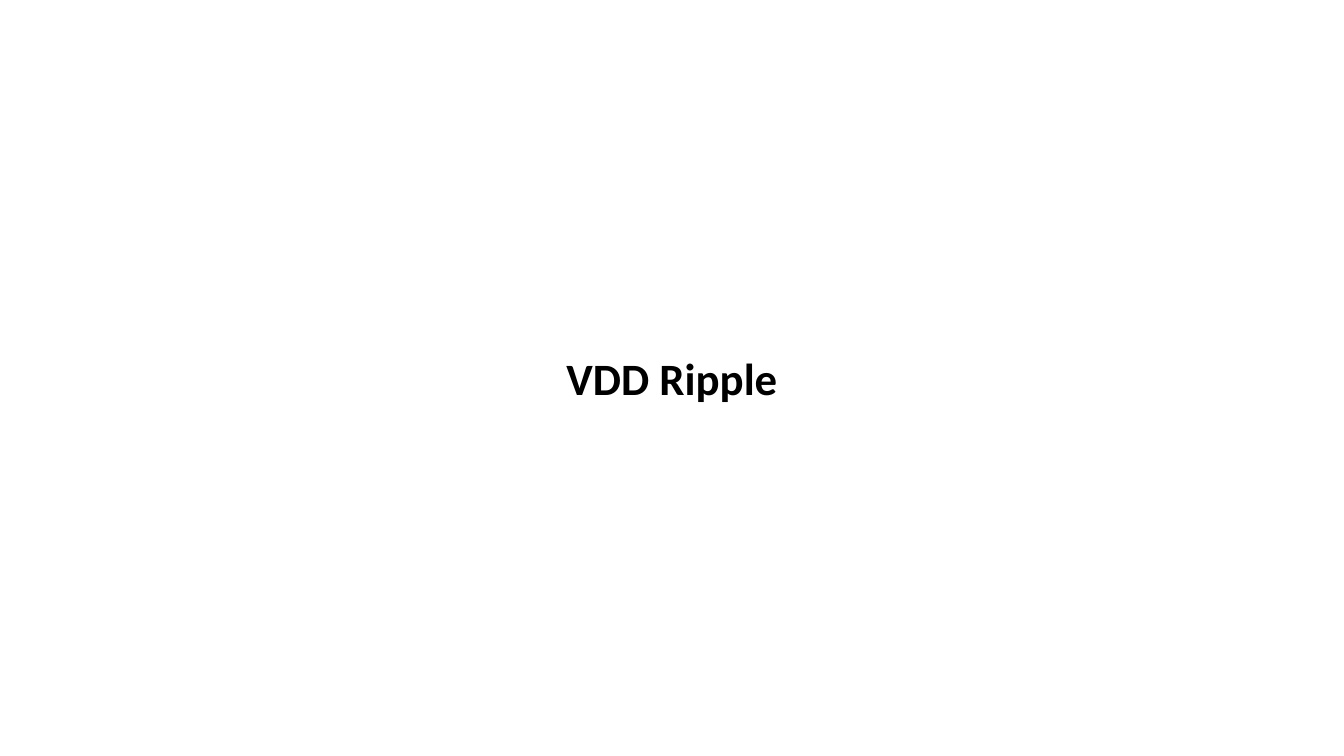
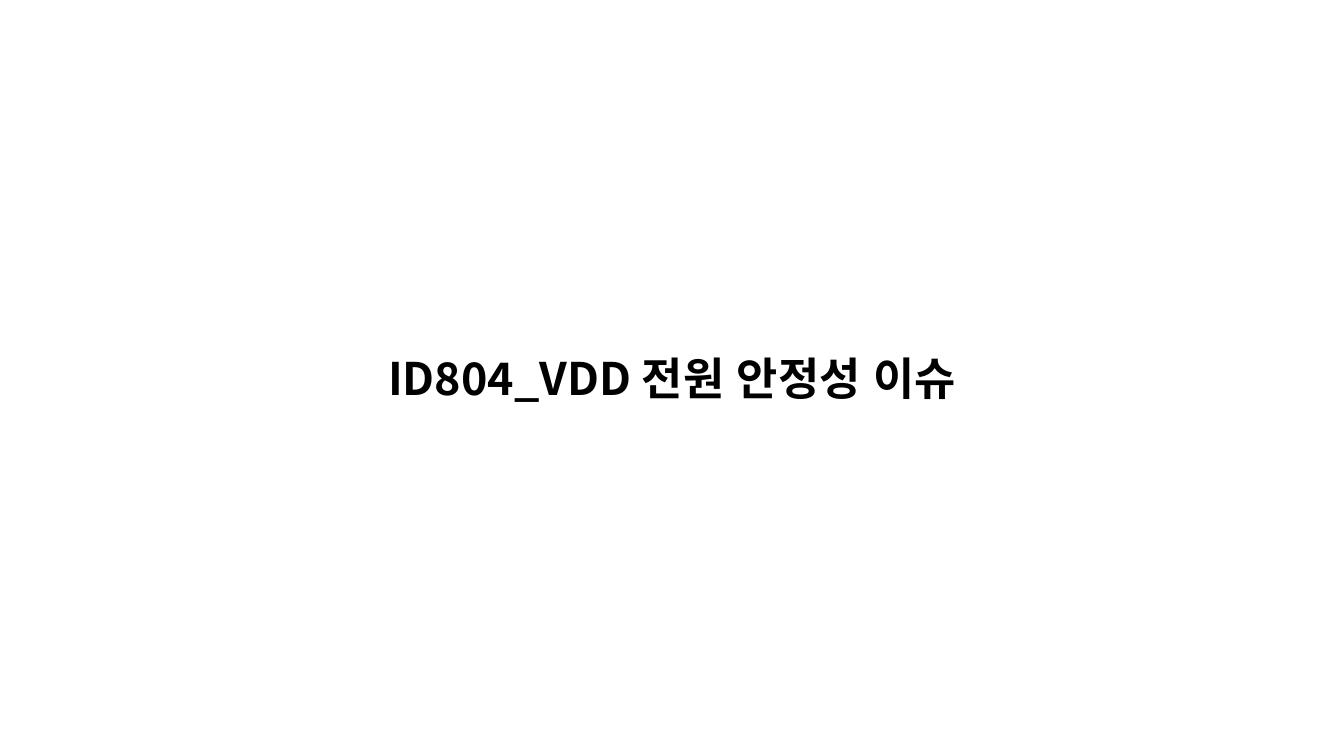
Before and after one commit to oio9595/Global_Technologies_FW, a slide deck: slide 6 of ID804/ID804_FA_Board/Docs/id804_fa_board_hw_issue_260908.pptx (slide 5 before the commit). Drawn at 1344x756 pixels with LibreOffice and Linux fonts; fonts in the diff are those of the drawing. Boxes give left, top, right and bottom in pixels: in the first picture for what was removed or moved away, otherwise in the second. Text is boxed around its words. In the diff, an @@ line names an element or a change of style, - is before the commit and + after.

```diff
--- a/ID804/ID804_FA_Board/Docs/id804_fa_board_hw_issue_260908.pptx
+++ b/ID804/ID804_FA_Board/Docs/id804_fa_board_hw_issue_260908.pptx
@@ title at bbox=[388, 357, 955, 402]: text changed; font Calibri to Noto Sans CJK KR @@
-VDD Ripple
+ID804_VDD 전원 안정성 이슈
```
Also in this commit, not shown: 7 other slides changed, 5 slides added, 2 slides removed, 4 other files.
